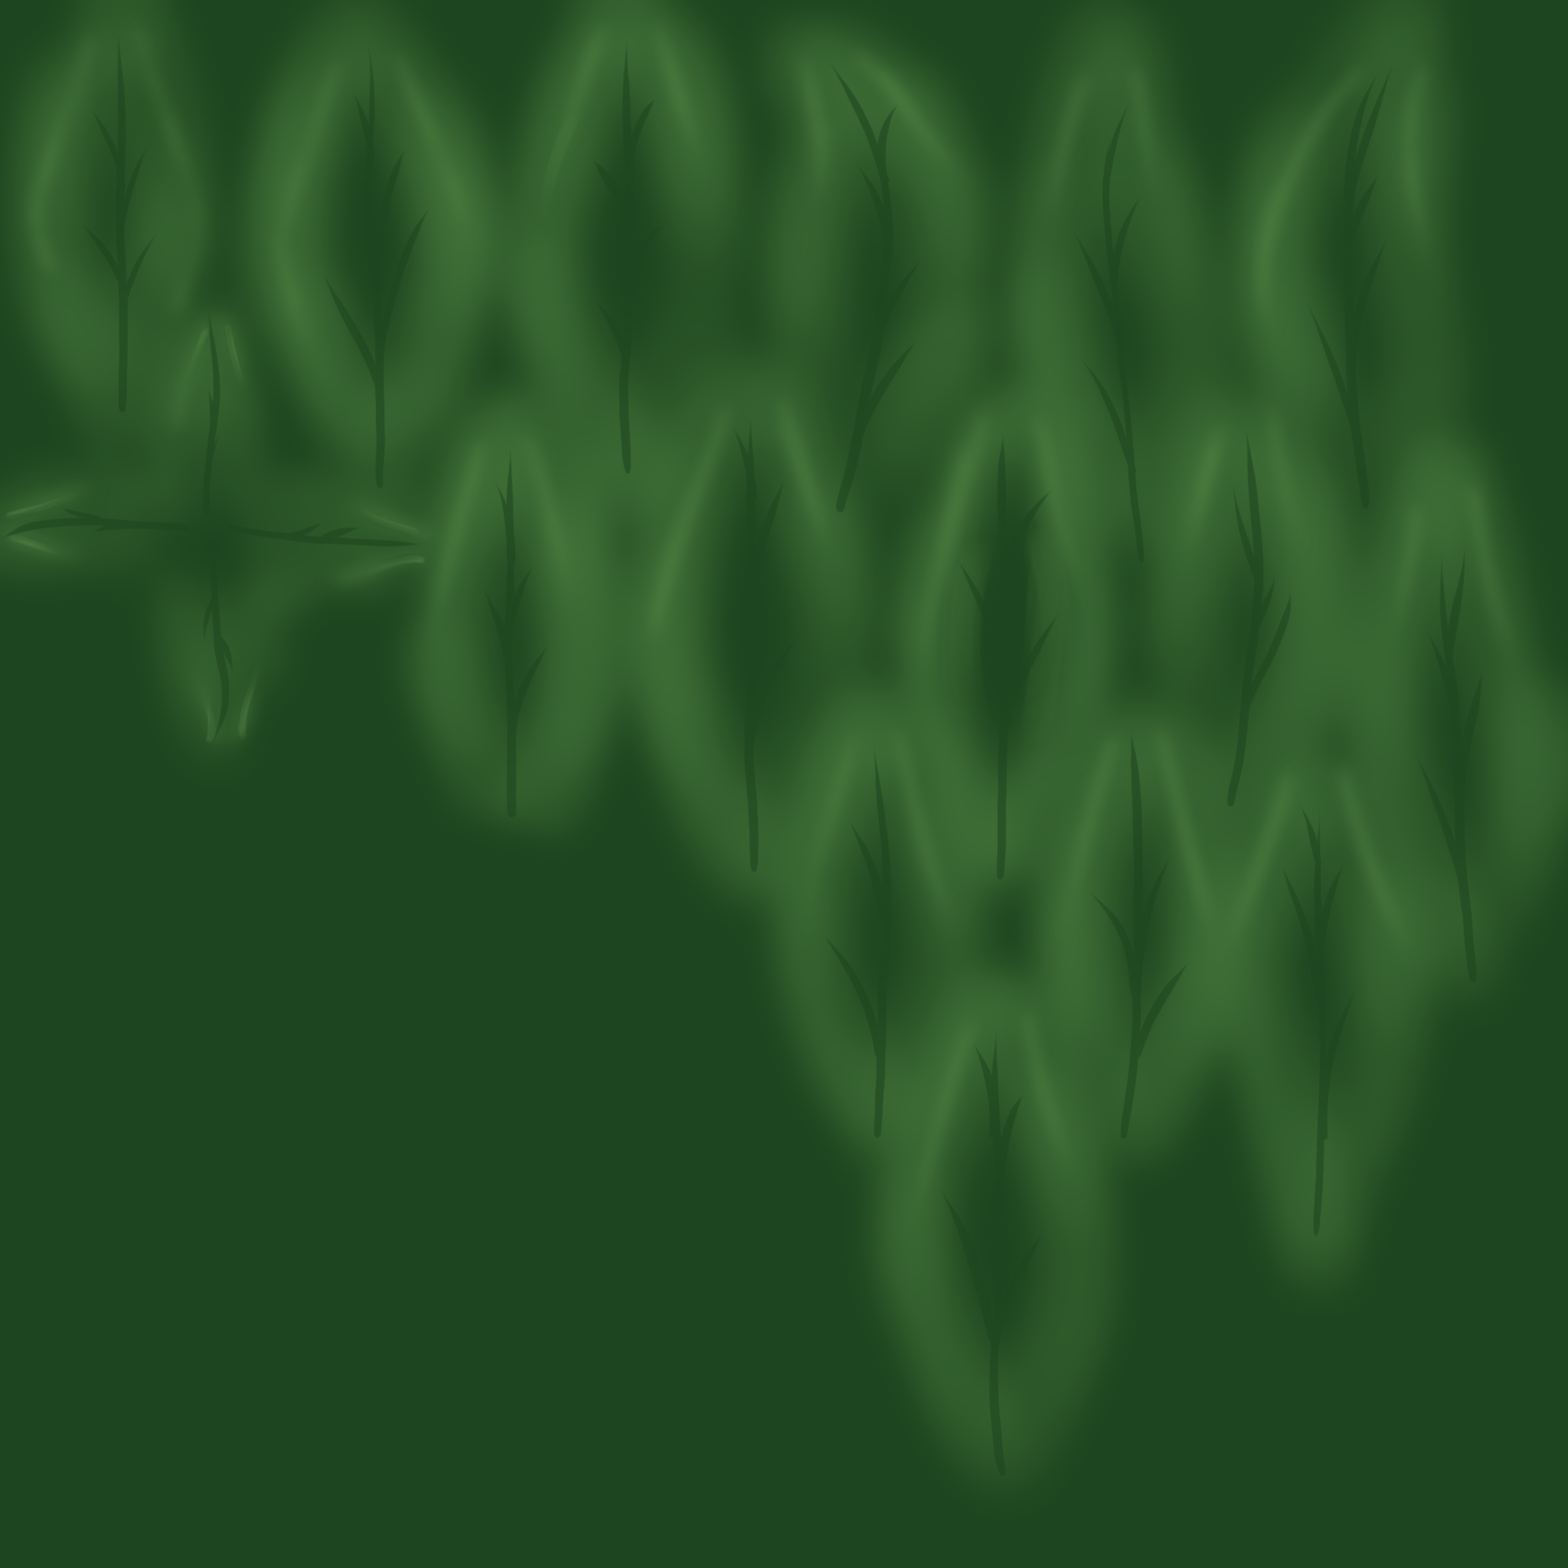
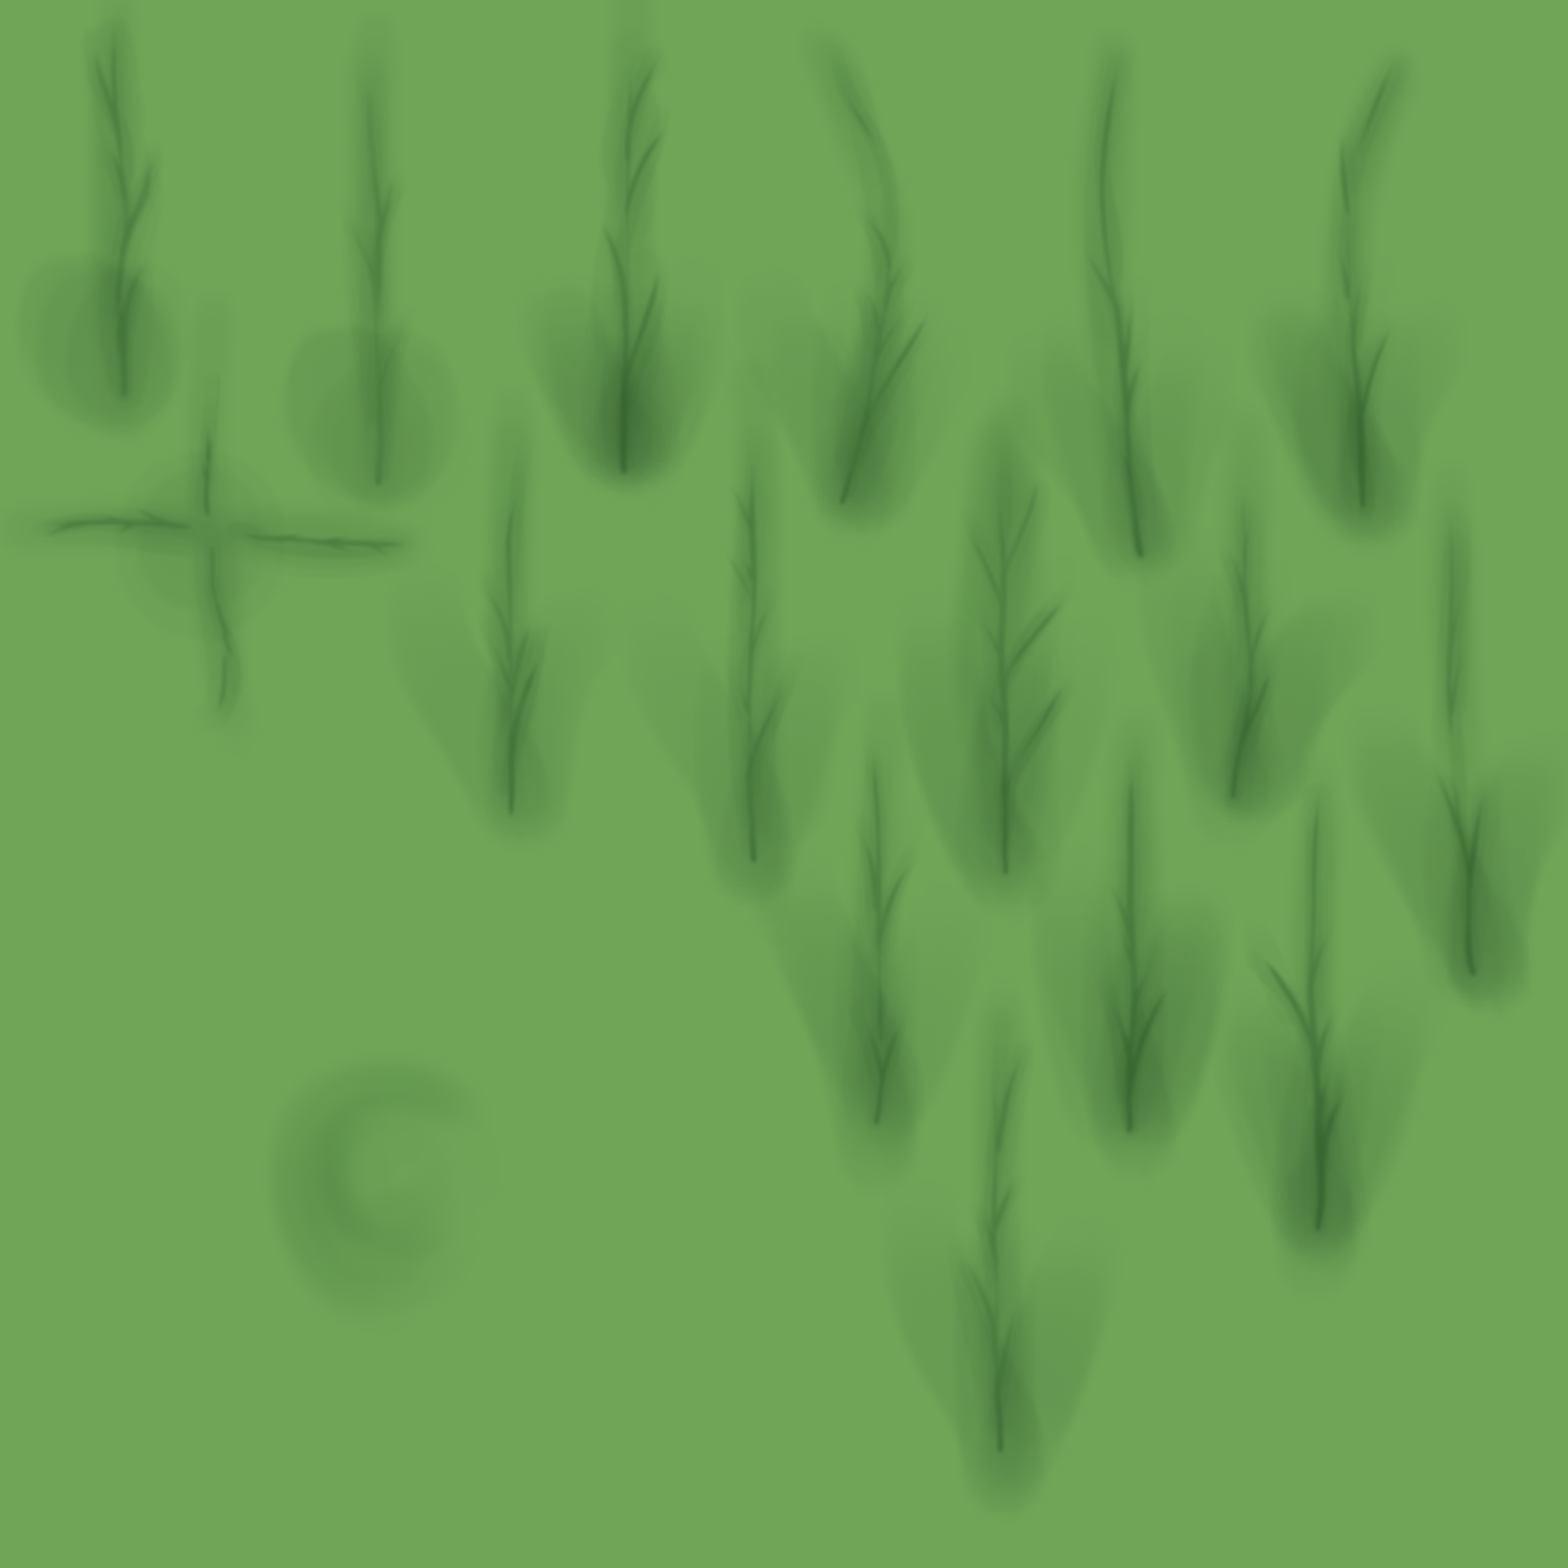
Before/after of a 1568x1568 layered artwork. What changed in the layer stack:
removed layer "Layer 2" (was 60%) over [0, 19, 1484, 1477]
removed layer "Layer 3" (was 50%) over [0, 6, 1533, 1235]
painted on "Layer 1" over [0, 0, 1568, 1568]